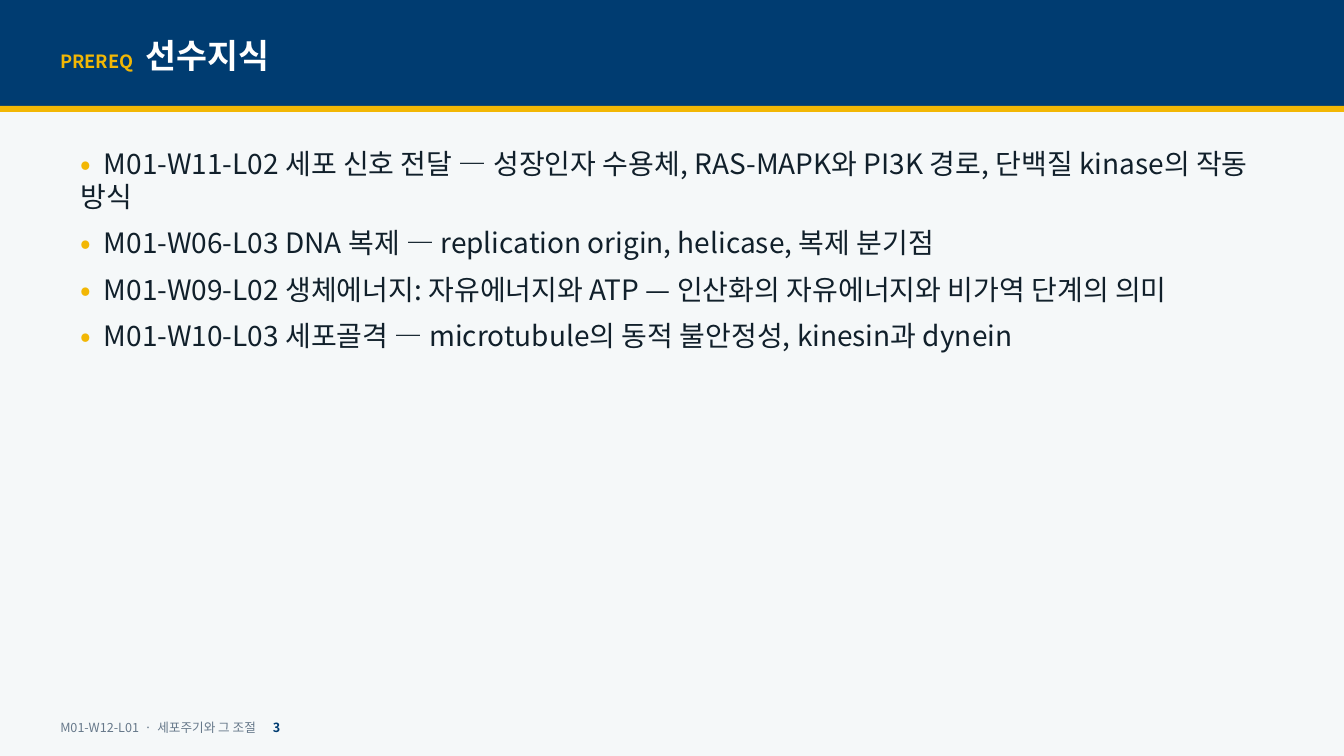
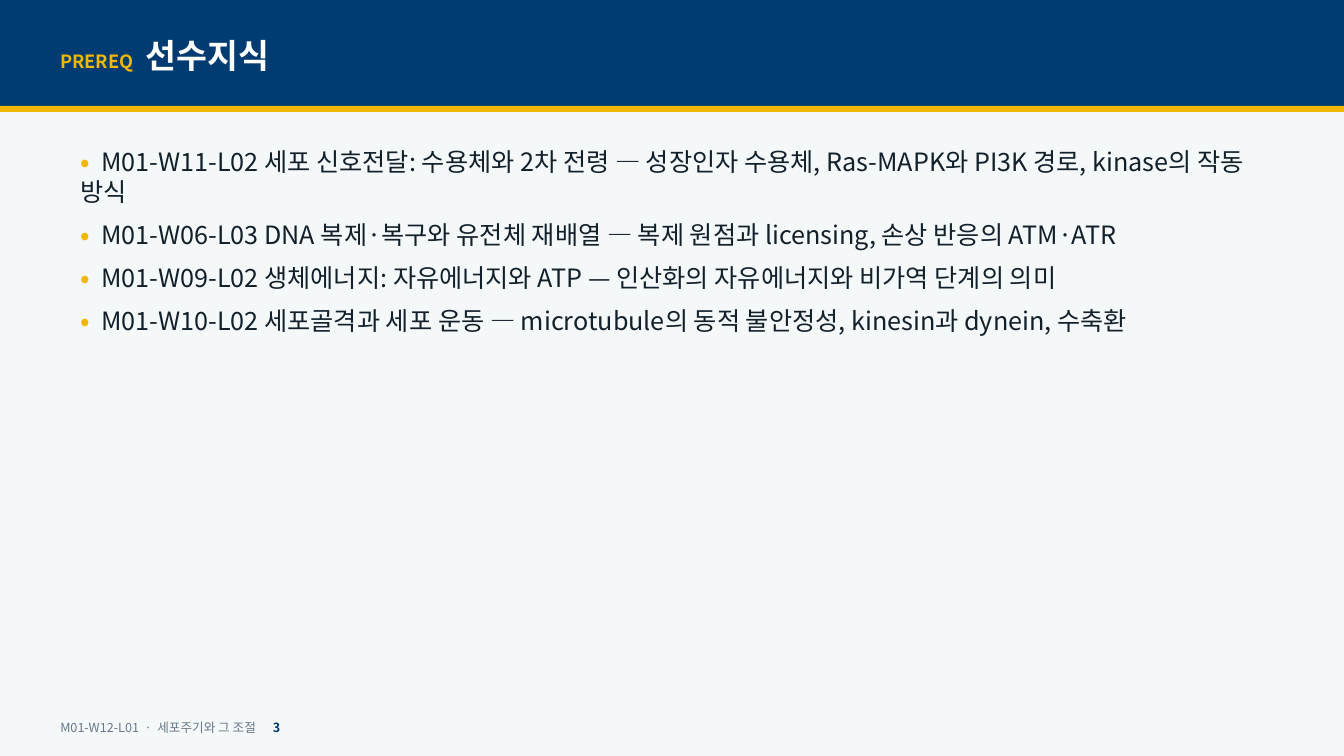
Before and after one commit to hoperiasd2/hoperiasd2.github.io, a slide deck: slide 3 of curriculum/M01/W12/L01/slides.pptx. Drawn at 1344x756 pixels with LibreOffice and Linux fonts; fonts in the diff are those of the drawing. Boxes give left, top, right and bottom in pixels: in the first picture for what was removed or moved away, otherwise in the second. Text is boxed around its words. In the diff, an @@ line names an element or a change of style, - is before the commit and + after.

```diff
--- a/curriculum/M01/W12/L01/slides.pptx
+++ b/curriculum/M01/W12/L01/slides.pptx
@@ text at (80,150,1243,250): text changed; size 20 to 18 pt @@
-• M01-W11-L02 세포 신호 전달 — 성장인자 수용체, RAS-MAPK와 PI3K 경로, 단백질 kinase의 작동 방식
-• M01-W06-L03 DNA 복제 — replication origin, helicase, 복제 분기점
+• M01-W11-L02 세포 신호전달: 수용체와 2차 전령 — 성장인자 수용체, Ras-MAPK와 PI3K 경로, kinase의 작동 방식
+• M01-W06-L03 DNA 복제·복구와 유전체 재배열 — 복제 원점과 licensing, 손상 반응의 ATM·ATR
@@ text at (101,266,1056,289): size 20 to 18 pt in "• M01-W09-L02 생체에너지: 자유에너지와 ATP — 인산화의 ..." @@
@@ text at (101,309,1127,336): text changed; size 20 to 18 pt @@
-• M01-W10-L03 세포골격 — microtubule의 동적 불안정성, kinesin과 dynein
+• M01-W10-L02 세포골격과 세포 운동 — microtubule의 동적 불안정성, kinesin과 dynein, 수축환
```
Also in this commit, not shown: 44 other slides changed, 9 slides added, 29 other files.
